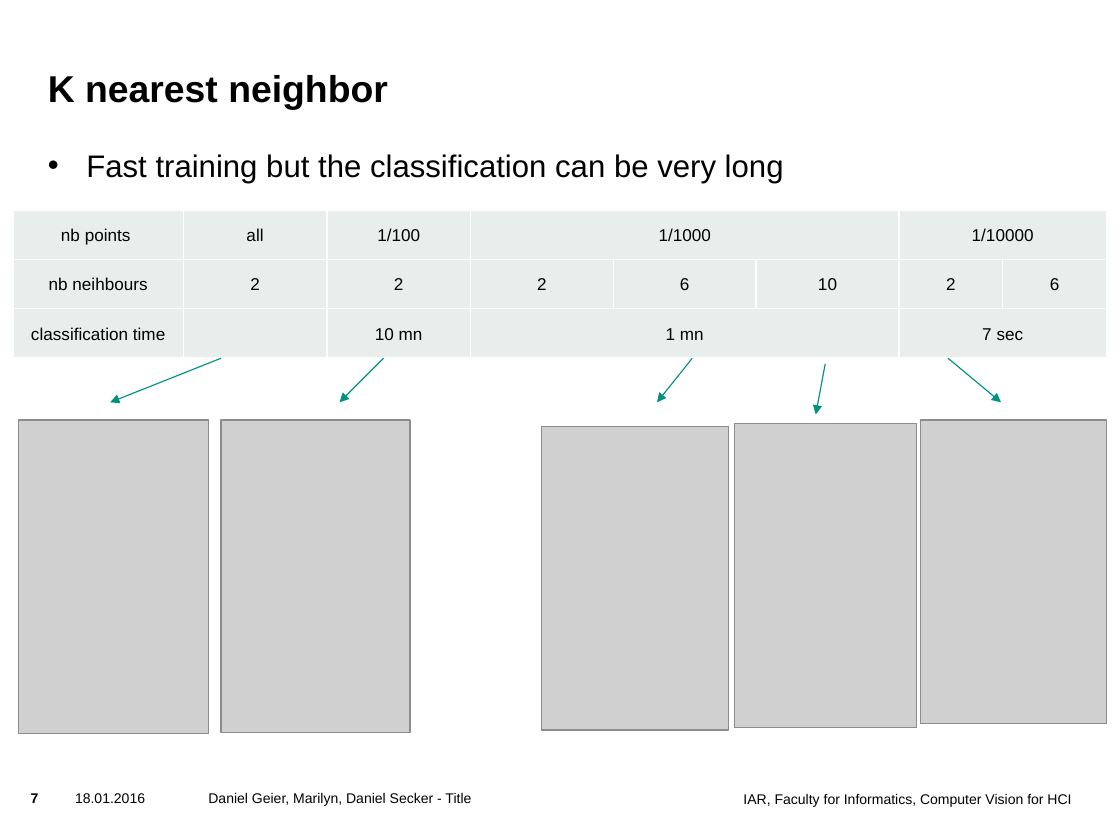
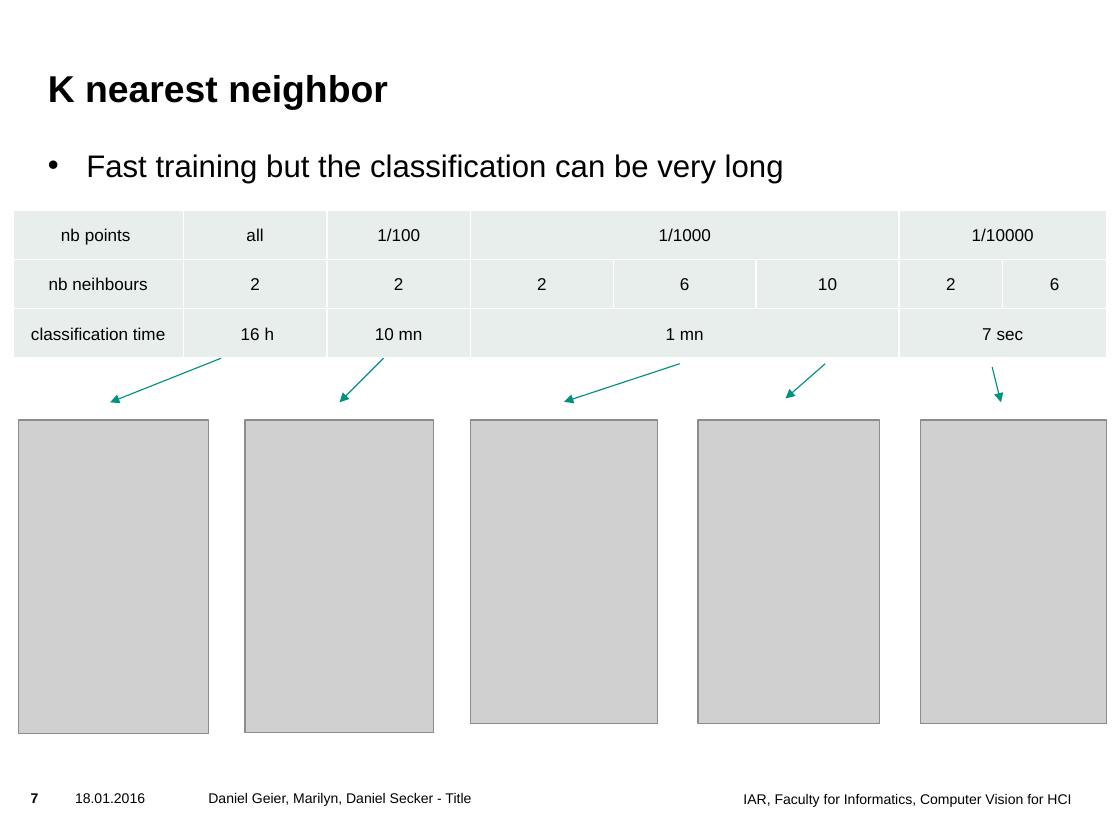
Before and after one commit to danielgeier/cvhci-team-ratonlaveur, a slide deck: slide 7 of CVPresentation.pptx. Drawn at 1120x840 pixels with LibreOffice and Linux fonts; fonts in the diff are those of the drawing; grey boxes stand for pictures; background and template pictures are left out. Boxes give left, top, right and bottom in pixels: in the first picture for what was removed or moved away, otherwise in the second. Text is boxed around its words. In the diff, an @@ line names an element or a change of style, - is before the commit and + after.

Commit message:
presentation finished

```diff
--- a/CVPresentation.pptx
+++ b/CVPresentation.pptx
@@ table at [13,211,1109,358] @@
-row 3, column 2: 
+row 3, column 2: 16 h
@@ arrow moved from (692, 358) - (657, 402) to (680, 364) - (564, 402) @@
@@ arrow moved from (825, 364) - (815, 414) to (825, 364) - (785, 399) @@
@@ arrow moved from (948, 358) - (1001, 402) to (992, 367) - (1001, 402) @@
@@ picture: place and size @@
-picture at [221,420,410,732]
+picture at [245,420,435,732]
@@ picture: place and size @@
-picture at [542,426,729,729]
+picture at [470,420,657,724]
@@ picture: place and size @@
-picture at [735,423,917,727]
+picture at [698,420,880,724]
```
Also in this commit, not shown: 1 other slide changed, 2 other files.
